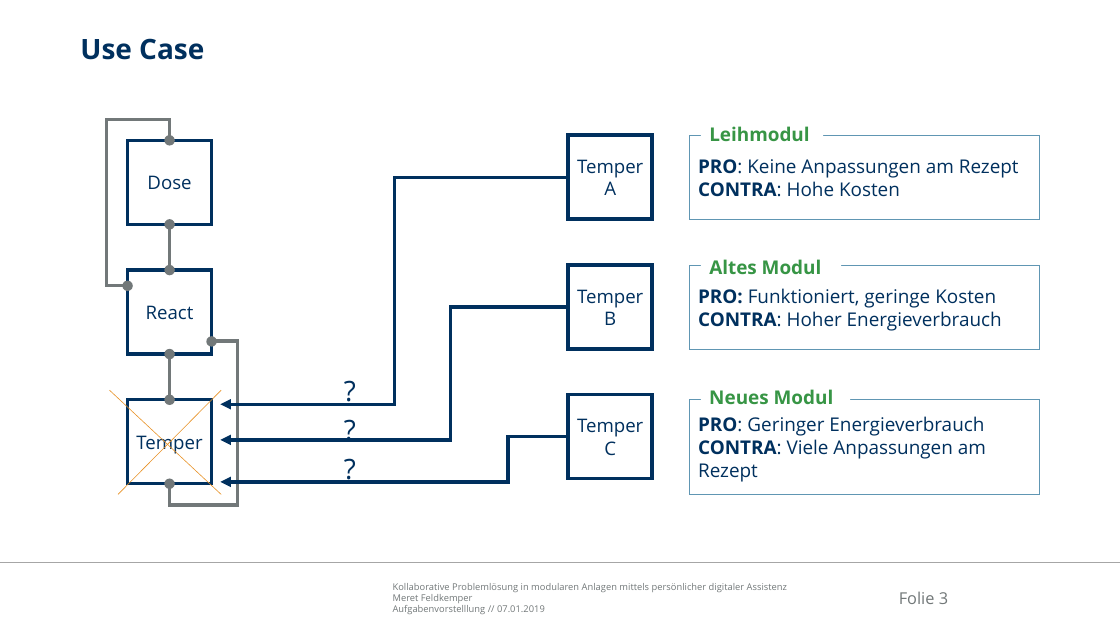
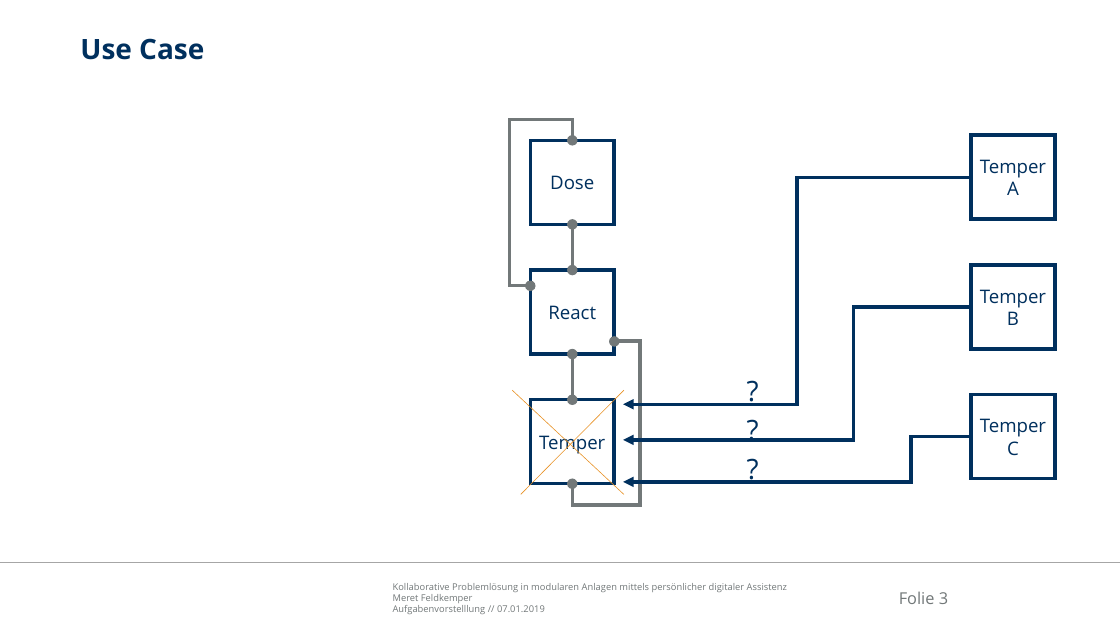
Before and after one commit to Ral3007/Diplomarbeit, a slide deck: slide 3 of Dokumente/Präsentationen/2019-02-18_DA_Feldkemper_Zwischenpräsentation.pptx. Drawn at 1120x630 pixels with LibreOffice and Linux fonts; fonts in the diff are those of the drawing; background and template pictures are left out. Boxes give left, top, right and bottom in pixels: in the first picture for what was removed or moved away, otherwise in the second. Text is boxed around its words. In the diff, an @@ line names an element or a change of style, - is before the commit and + after.

```diff
--- a/Dokumente/Präsentationen/2019-02-18_DA_Feldkemper_Zwischenpräsentation.pptx
+++ b/Dokumente/Präsentationen/2019-02-18_DA_Feldkemper_Zwischenpräsentation.pptx
@@ rectangle removed at (690, 135, 1039, 219) @@
-PRO: Keine Anpassungen am Rezept
-CONTRA: Hohe Kosten
@@ text removed at (709, 126, 809, 141) @@
-Leihmodul
@@ rectangle removed at (690, 266, 1039, 350) @@
-PRO: Funktioniert, geringe Kosten
-CONTRA: Hoher Energieverbrauch
@@ text removed at (709, 259, 822, 274) @@
-Altes Modul
@@ text removed at (709, 389, 834, 404) @@
-Neues Modul
@@ 3 elbow arrows, 2 lines: place and size @@
-3 elbow arrows, 2 lines at (109, 177, 569, 495)
+3 elbow arrows, 2 lines at (513, 177, 971, 495)
@@ rectangle removed at (690, 400, 1039, 495) @@
-PRO: Geringer Energieverbrauch
-CONTRA: Viele Anpassungen am Rezept
@@ 6 rectangles, 3 texts, 2 double arrows, 2 elbow double arrows: place and size @@
-6 rectangles, 3 texts, 2 double arrows, 2 elbow double arrows at (107, 119, 653, 505)
+6 rectangles, 3 texts, 2 double arrows, 2 elbow double arrows at (509, 119, 1055, 505)
```
Also in this commit, not shown: 4 slides added, 16 other files.
